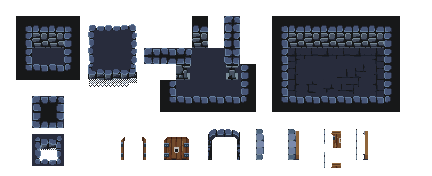
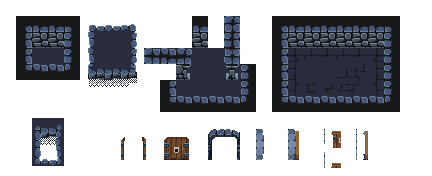
Layer changes from the first (432, 176) image to the second:
added layer "Background Merged" above "Background" over left=32, top=96, right=64, bottom=150
hid "Background" (1st of 2) over left=32, top=96, right=64, bottom=150
painted on "Background" (2nd of 2) over left=32, top=96, right=64, bottom=150
